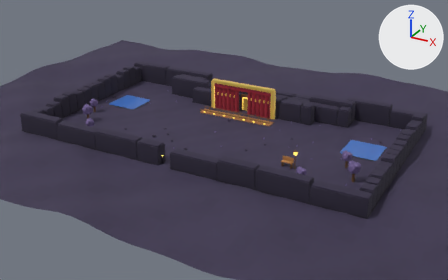
An edit to the glTF model public/world/stage.glb, drawn before and after from the same camera.
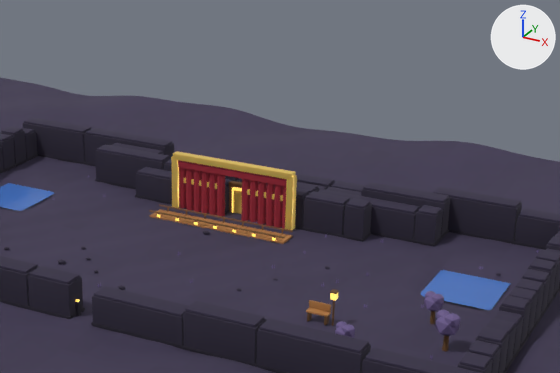
There are two pictures of each version: one whole from a camera (50 mm lens) standing at (38.5, -51.4, 20.5) and looking at (15.3, -9.3, -0.6), one close up on the part from 27% to 92% of the width and 0% to 69% of the height. The axes (+X, +Y, +Z) are drawn at upper right. The lights are the same throughout. The older version's two pictures come first. Vertices at exactly the same position are counted once.

In view in the first close-up: 'bridges', 'ground', 'props', 'trees', 'walls', 'water' and 2 more.
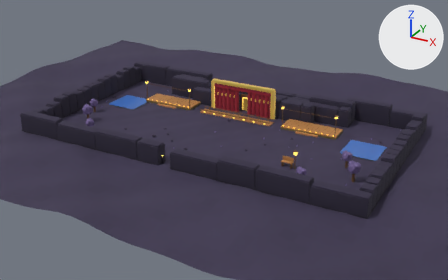
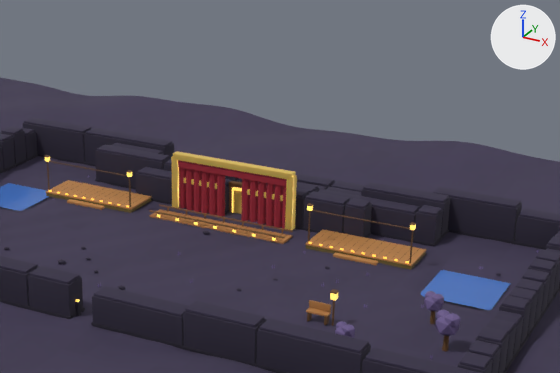
Pixel boxes [x1, y1, x2, y2] of what changed, in the close-ups (560 x 373 px):
part 1 of me_props, added: after [47, 162, 50, 191]
part 2 of me_props, added: after [129, 177, 131, 207]
part 3 of me_props, added: after [49, 161, 127, 176]
part 4 of me_props, added: after [305, 203, 426, 270]
part 5 of me_props, added: after [45, 157, 152, 213]

What the commit changed:
Material 'stage' (mat_stage) is new.
Its base color is (0.479, 0.216, 0.0648) (orange #b88048).
Its roughness is 0.6.
Material 'stage-skirt' (mat_stage_skirt) is new.
Its base color is (0.168, 0.12, 0.0296) (brown #726130).
Its roughness is 0.85.
Material 'neon-gold' (mat_neon_gold) is new.
Its base color is (1.0, 0.651, 0.144) (yellow #ffd36a).
Its roughness is 0.3.
Its emission color is (1.0, 0.451, 0.063) (orange #ffb347).
Its emission strength is 1.0.
me_props is used by ob_props; location (0.0, 0.0, 0.0).
me_props had 1973 vertices, 3466 faces and spanned x 1.5..28.2, y -16.6..-1.4, z 0.0..2.8.
me_props now has 4061 vertices, 7386 faces and spans x 1.5..28.2, y -16.6..-1.4, z 0.0..2.8.
me_props part 1: a new loose piece, a 6-sided cylinder along z spanning x 5.11..5.17, y -5.875..-5.805, z 0.24..1.84, in mat_bench_dark (brown #694929).
me_props part 2: a new loose piece, a 6-sided cylinder along z spanning x 9.83..9.89, y -5.875..-5.805, z 0.24..1.84, in mat_bench_dark (brown #694929).
me_props part 3: a new loose piece, a box spanning x 5.14..9.86, y -5.86..-5.82, z 1.78..1.82, in mat_bench_dark (brown #694929).
me_props part 4: 956 vertices added at x 19.0..24.0, y -6.3..-4.0, z 0.0..2.1.
me_props part 5: 788 vertices added at x 5.0..10.0, y -6.3..-4.0, z 0.0..2.0.
Other edits to the shape of me_props do not show in these pictures.
me_props gains material mat_stage (orange #b88048).
me_props gains material mat_stage_skirt (brown #726130).
me_props gains material mat_neon_gold (yellow #ffd36a, glowing orange #ffb347).
